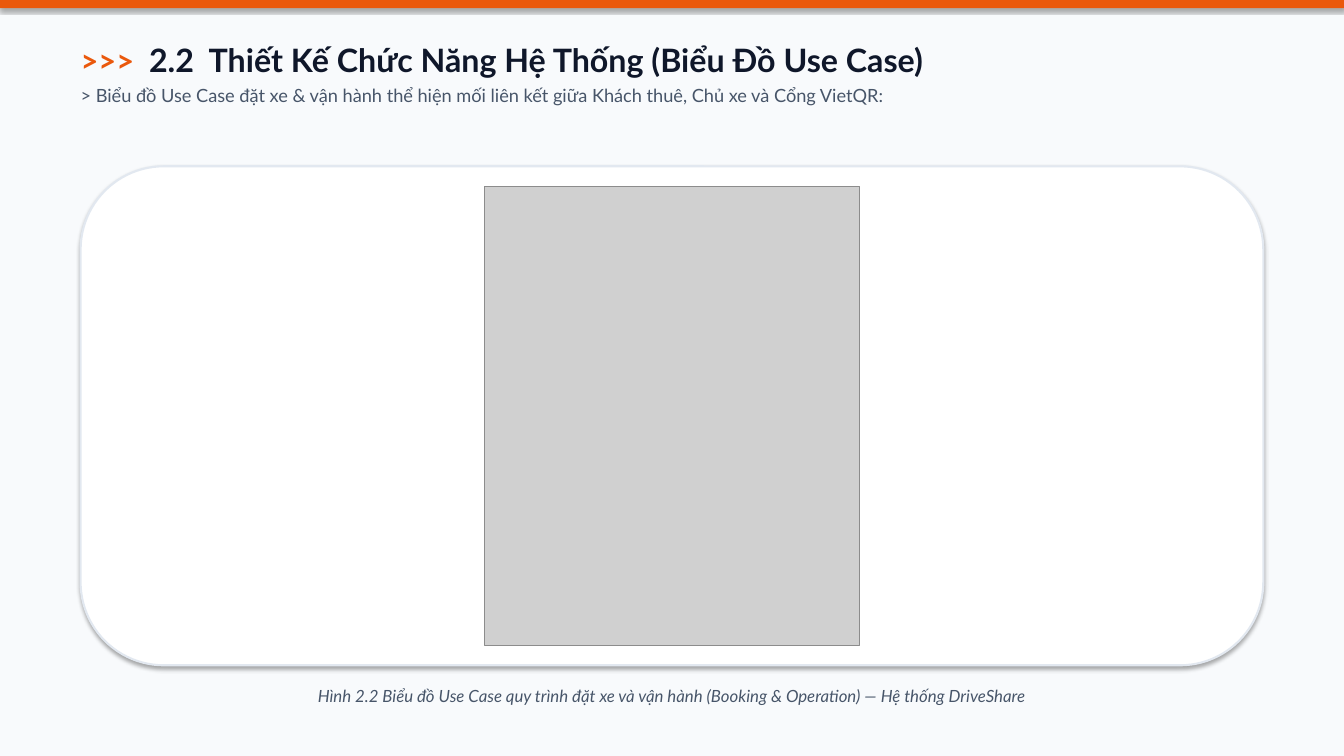
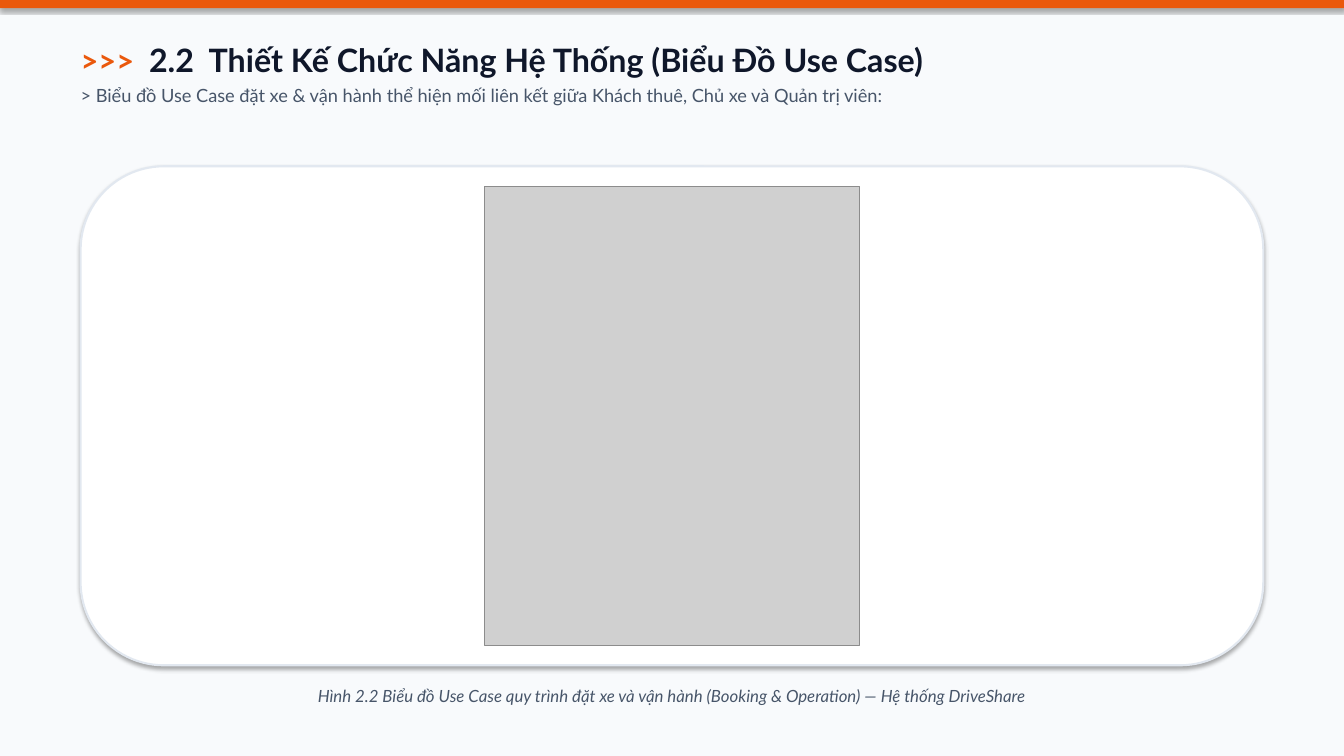
Before and after one commit to em123ngao-arch/thueXe_Online, a slide deck: slide 6 of docs/Slide_Bao_Ve_Do_An_DriveShare_K4.pptx. Drawn at 1344x756 pixels with LibreOffice and Linux fonts; fonts in the diff are those of the drawing; grey boxes stand for pictures. Boxes give left, top, right and bottom in pixels: in the first picture for what was removed or moved away, otherwise in the second. Text is boxed around its words. In the diff, an @@ line names an element or a change of style, - is before the commit and + after.

```diff
--- a/docs/Slide_Bao_Ve_Do_An_DriveShare_K4.pptx
+++ b/docs/Slide_Bao_Ve_Do_An_DriveShare_K4.pptx
@@ text at [96,87,882,106]: text changed @@
-> Biểu đồ Use Case đặt xe & vận hành thể hiện mối liên kết giữa Khách thuê, Chủ xe và Cổng VietQR:
+> Biểu đồ Use Case đặt xe & vận hành thể hiện mối liên kết giữa Khách thuê, Chủ xe và Quản trị viên:
```
Also in this commit, not shown: 15 other slides changed, 2 slides removed, 38 other files.
